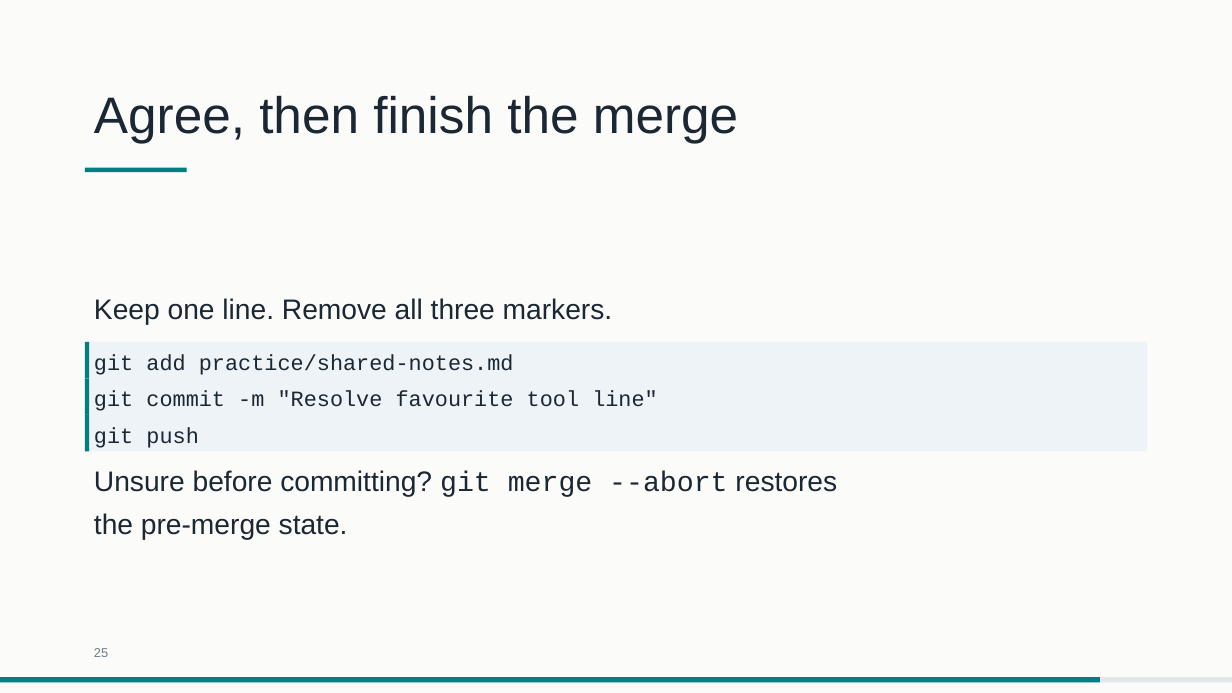
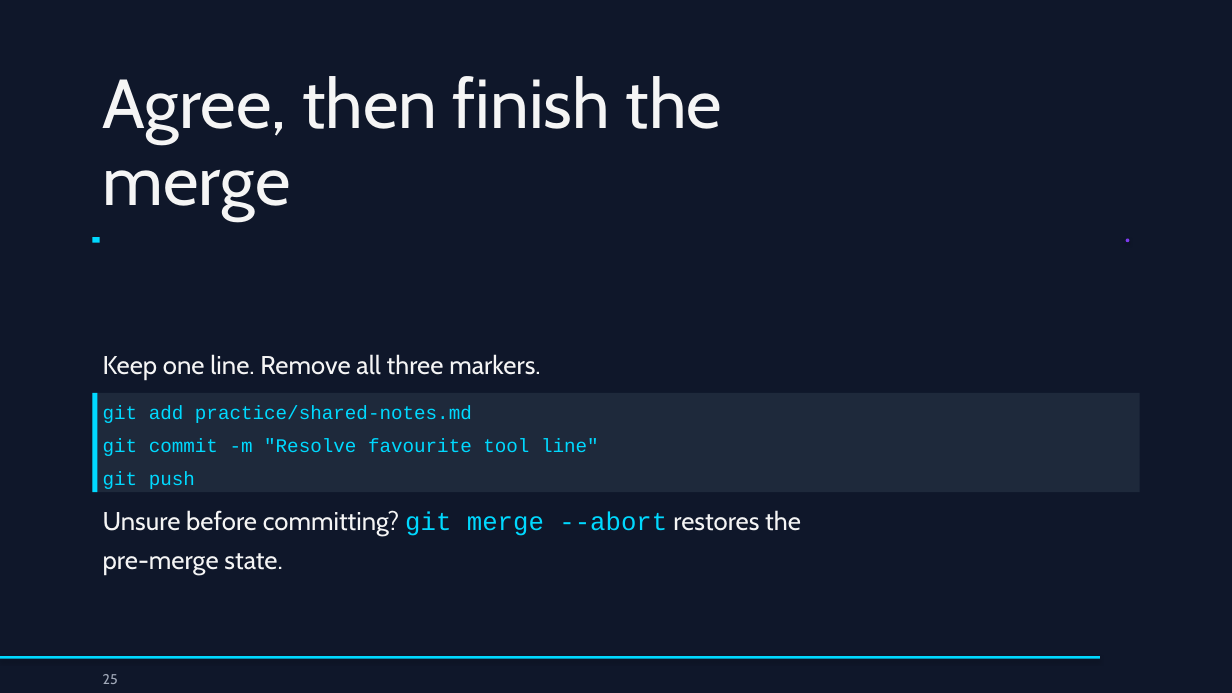
Before and after one commit to drweihungpan-lab/3R-teaching, a slide deck: slide 25 of materials/slides/session-1.pptx. Drawn at 1232x693 pixels with LibreOffice and Linux fonts; fonts in the diff are those of the drawing. Boxes give left, top, right and bottom in pixels: in the first picture for what was removed or moved away, otherwise in the second. Text is boxed around its words. In the diff, an @@ line names an element or a change of style, - is before the commit and + after.

```diff
--- a/materials/slides/session-1.pptx
+++ b/materials/slides/session-1.pptx
@@ background #FBFBF9 to #0F172A @@
@@ text "Agree, then finish the merge": place and size @@
-text "Agree, then finish the merge" at (94,95,738,143)
+text "Agree, then finish the merge" at (103,76,722,220)
@@ text "Agree, then finish the merge" at (103,76,722,220): size 40 to 54 pt, font Arial to Cabin, text colour #1B2733 to #F5F5F5; line spacing 50pt to 60pt @@
@@ fill #007F82 to #00D9FF in 4 elements at (92,459,98,493), (92,426,98,459), (92,393,98,426), (92,238,100,243) @@
@@ rectangle: place and size @@
-rectangle at (85,167,187,172)
+rectangle at (92,238,100,243)
@@ ellipse added at (1126,238,1129,242), fill #7C3AED @@
@@ text "Keep one line. Remove all ...": place and size @@
-text "Keep one line. Remove all ..." at (94,298,613,325)
+text "Keep one line. Remove all ..." at (103,354,540,379)
@@ text "Keep one line. Remove all ..." at (103,354,540,379): size 22 to 20 pt, font Arial to Cabin, text colour #1B2733 to #F5F5F5; line spacing 33pt to 30pt @@
@@ rectangle "git add practice/shared-notes.md" at (92,393,1140,426): size 17 to 15 pt, text colour #1B2733 to #00D9FF; line spacing 22.4pt to 19.8pt; fill #EDF3F6 to #1E293B @@
@@ rectangle "git add practice/shared-notes.md": place and size @@
-rectangle "git add practice/shared-notes.md" at (85,342,1147,379)
+rectangle "git add practice/shared-notes.md" at (92,393,1140,426)
@@ rectangle: place and size @@
-rectangle at (85,342,89,379)
+rectangle at (92,393,98,426)
@@ text "git commit -m "Resolve favourite ...": place and size @@
-text "git commit -m "Resolve favourite ..." at (94,391,658,411)
+text "git commit -m "Resolve favourite ..." at (103,439,599,456)
@@ text "git commit -m "Resolve favourite ..." at (103,439,599,456): size 17 to 15 pt, text colour #1B2733 to #00D9FF; line spacing 22.4pt to 19.8pt @@
@@ rectangle: place and size @@
-rectangle at (85,379,89,416)
+rectangle at (92,426,98,459)
@@ rectangle "git push": place and size @@
-rectangle "git push" at (85,415,1147,452)
+rectangle "git push" at (92,459,1140,493)
@@ rectangle "git push" at (92,459,1140,493): size 17 to 15 pt, text colour #1B2733 to #00D9FF; line spacing 22.4pt to 19.8pt; fill #EDF3F6 to #1E293B @@
@@ rectangle: place and size @@
-rectangle at (85,415,89,452)
+rectangle at (92,459,98,493)
@@ text "Unsure before committing? git merge ...": place and size @@
-text "Unsure before committing? git merge ..." at (94,470,837,540)
+text "Unsure before committing? git merge ..." at (103,510,801,574)
@@ text "Unsure before committing? git merge ..." at (103,510,801,574): size 22 to 20 pt; font Arial to Cabin, text colour #1B2733 to #F5F5F5 in "Unsure before committing? restores the pre-merge state."; text colour #1B2733 to #00D9FF in "git merge --abort"; line spacing 33pt to 30pt @@
@@ rectangle: place and size @@
-rectangle at (0,677,1100,683)
+rectangle at (0,656,1100,659)
@@ rectangle at (0,656,1100,659): fill #007F82 to #00D9FF; shadow on @@
@@ rectangle removed at (0,677,1232,683) @@
@@ text "25": place and size @@
-text "25" at (94,648,108,657)
+text "25" at (103,674,118,684)
@@ text "25" at (103,674,118,684): size 10 to 11 pt, font Arial to Cabin, text colour #6E7F8D to #A0A8B8; line spacing 13.2pt to 14.5pt @@
```
Also in this commit, not shown: 27 other slides changed, 2 other files.
